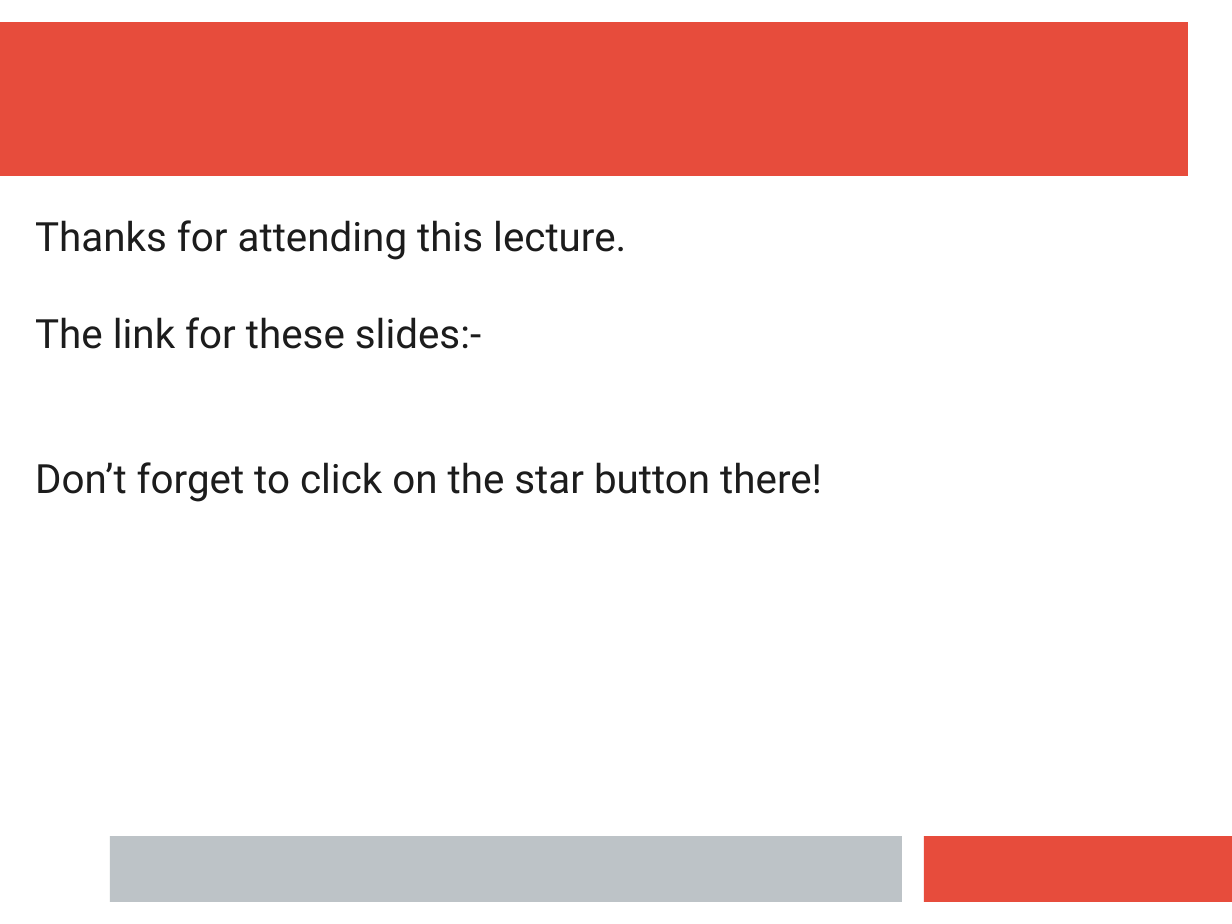
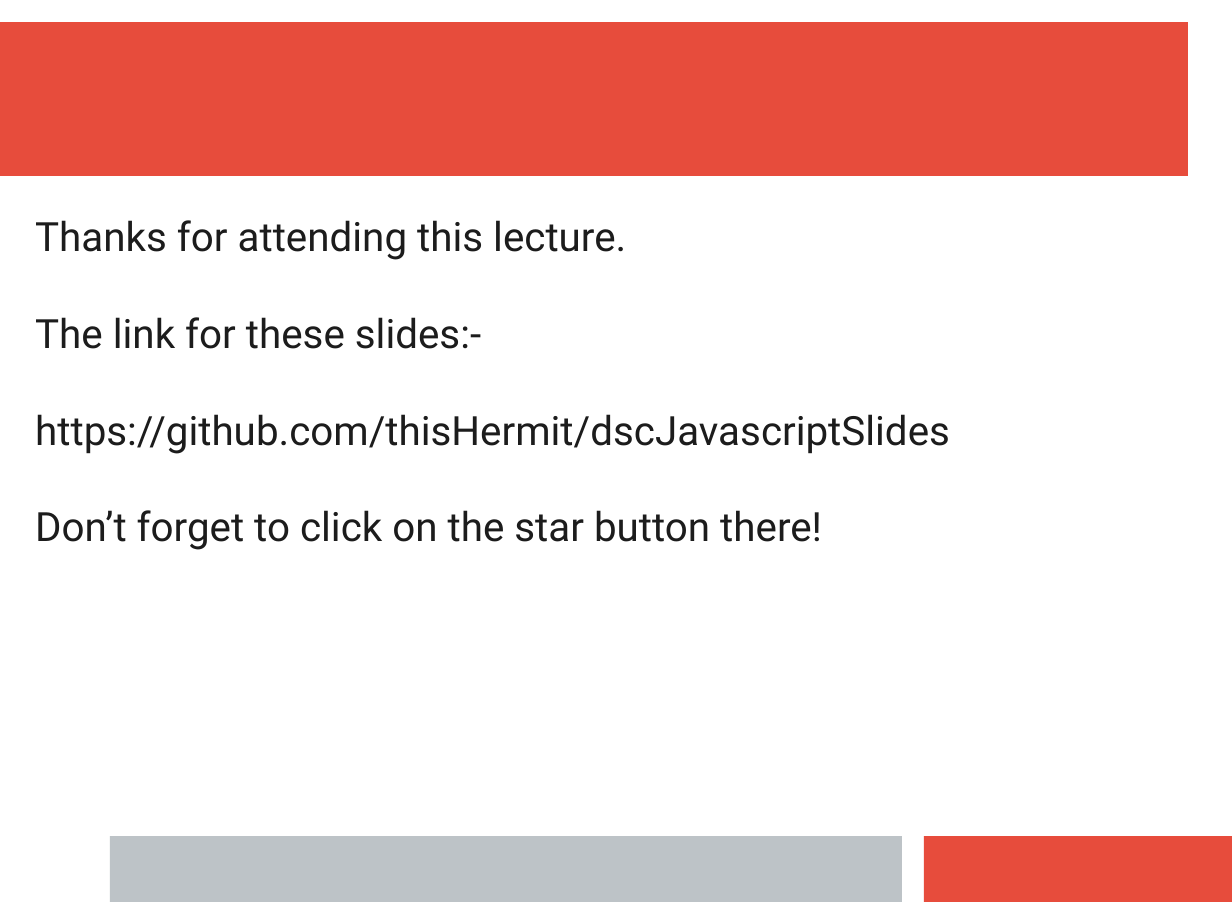
Before and after one commit to thisHermit/dscJavascriptSlides, a slide deck: slide 13 of dscJavascript.pptx. Drawn at 1232x924 pixels with LibreOffice and Linux fonts; fonts in the diff are those of the drawing. Boxes give left, top, right and bottom in pixels: in the first picture for what was removed or moved away, otherwise in the second. Text is boxed around its words. In the diff, an @@ line names an element or a change of style, - is before the commit and + after.

```diff
--- a/dscJavascript.pptx
+++ b/dscJavascript.pptx
@@ text at box(35, 414, 950, 454): paragraph added @@
+https://github.com/thisHermit/dscJavascriptSlides
```
Also in this commit, not shown: 2 other slides changed.
